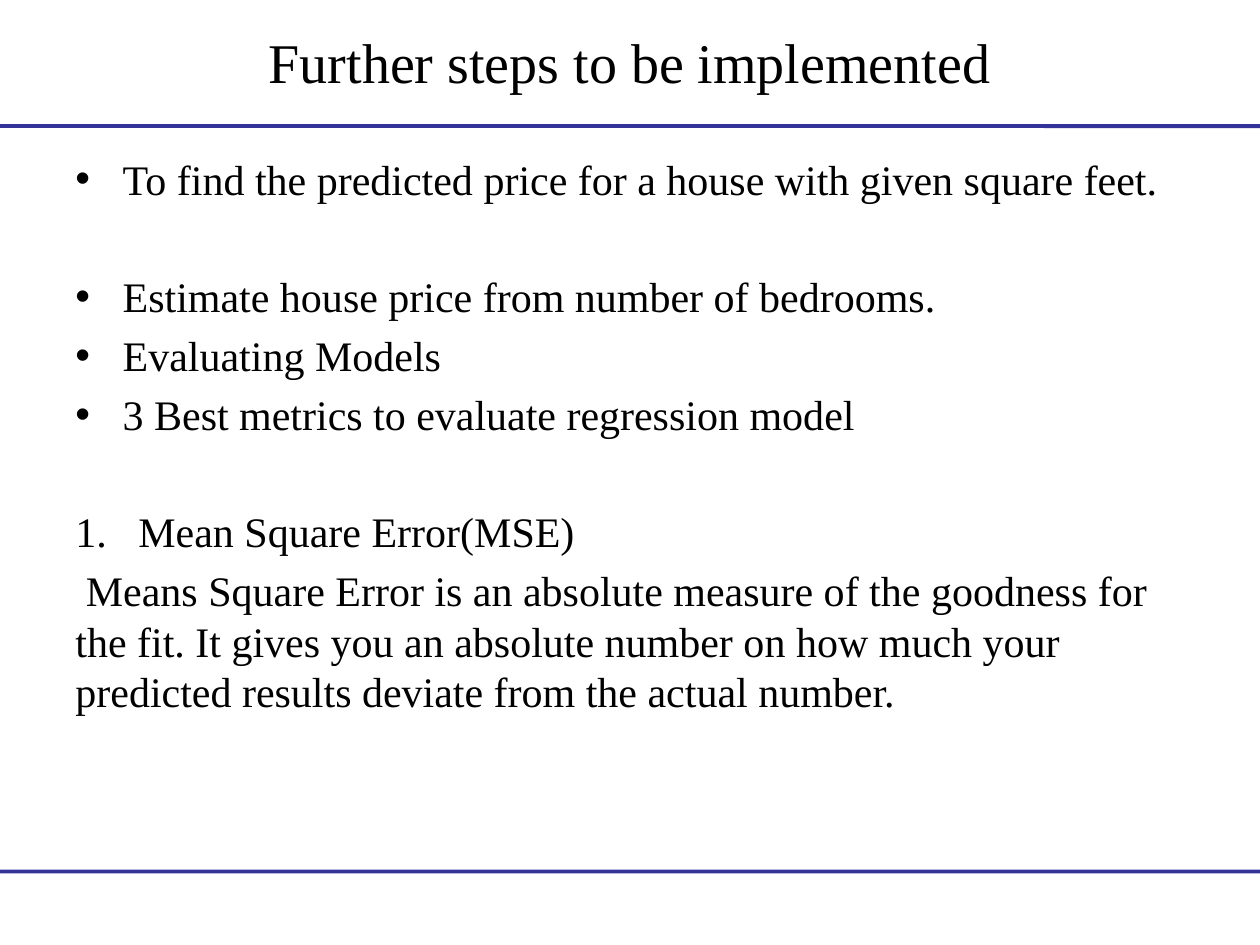
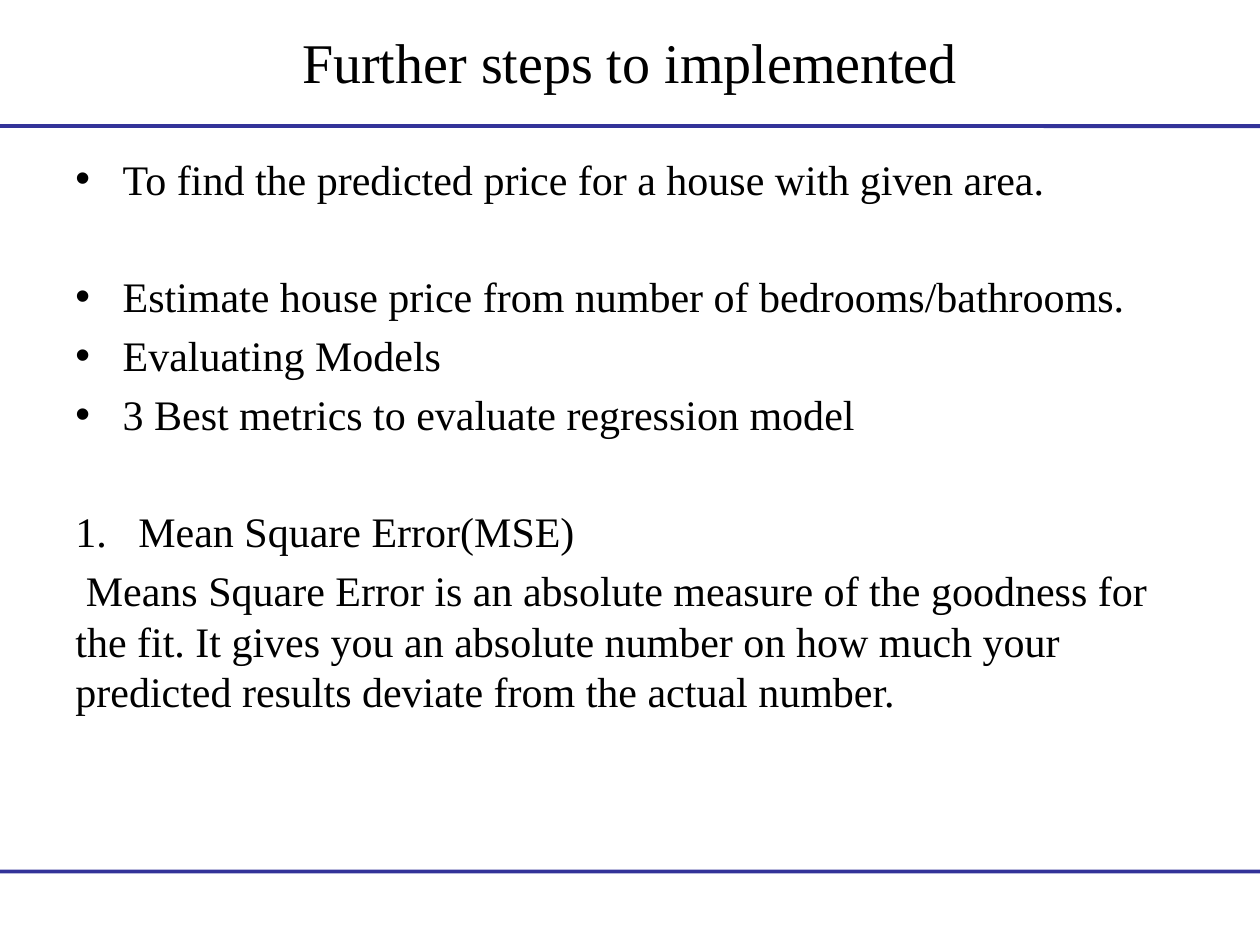
Before and after one commit to saloni-29/BE-Major-Project, a slide deck: slide 15 of Scrutiny Round 2.pptx. Drawn at 1260x945 pixels with LibreOffice and Linux fonts; fonts in the diff are those of the drawing; background and template pictures are left out. Boxes give left, top, right and bottom in pixels: in the first picture for what was removed or moved away, otherwise in the second. Text is boxed around its words. In the diff, an @@ line names an element or a change of style, - is before the commit and + after.

```diff
--- a/Scrutiny Round 2.pptx
+++ b/Scrutiny Round 2.pptx
@@ title at (x1=302, y1=44, x2=957, y2=93): text changed @@
-Further steps to be implemented
+Further steps to implemented
@@ text at (x1=123, y1=165, x2=1124, y2=321): text changed @@
-• To find the predicted price for a house with given square feet.
-• Estimate house price from number of bedrooms.
+• To find the predicted price for a house with given area.
+• Estimate house price from number of bedrooms/bathrooms.
```
Also in this commit, not shown: 1 slide added.
